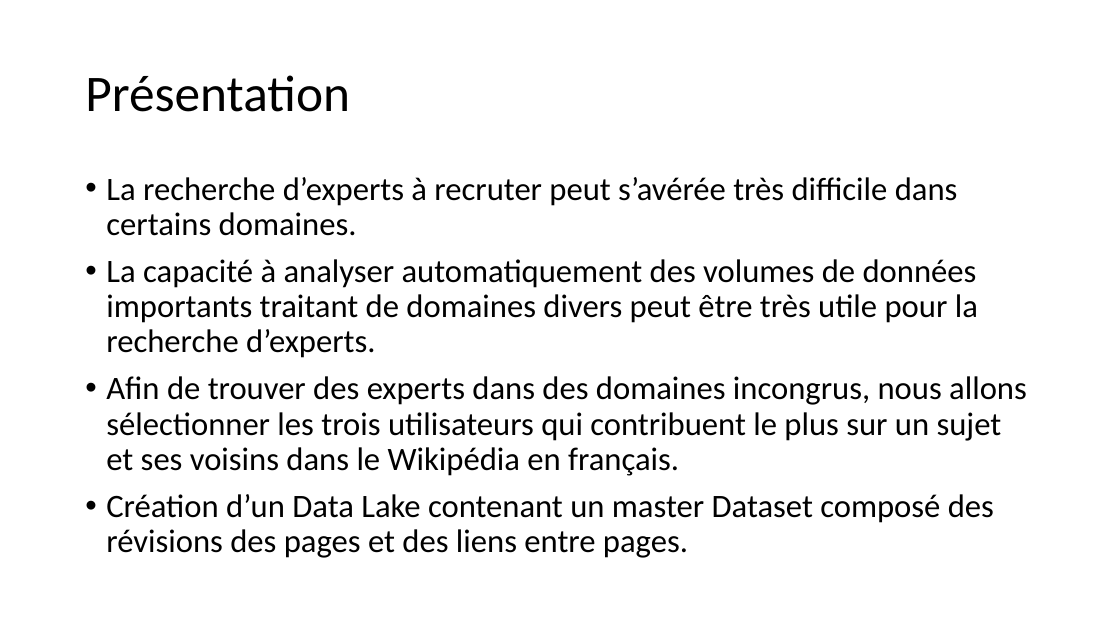
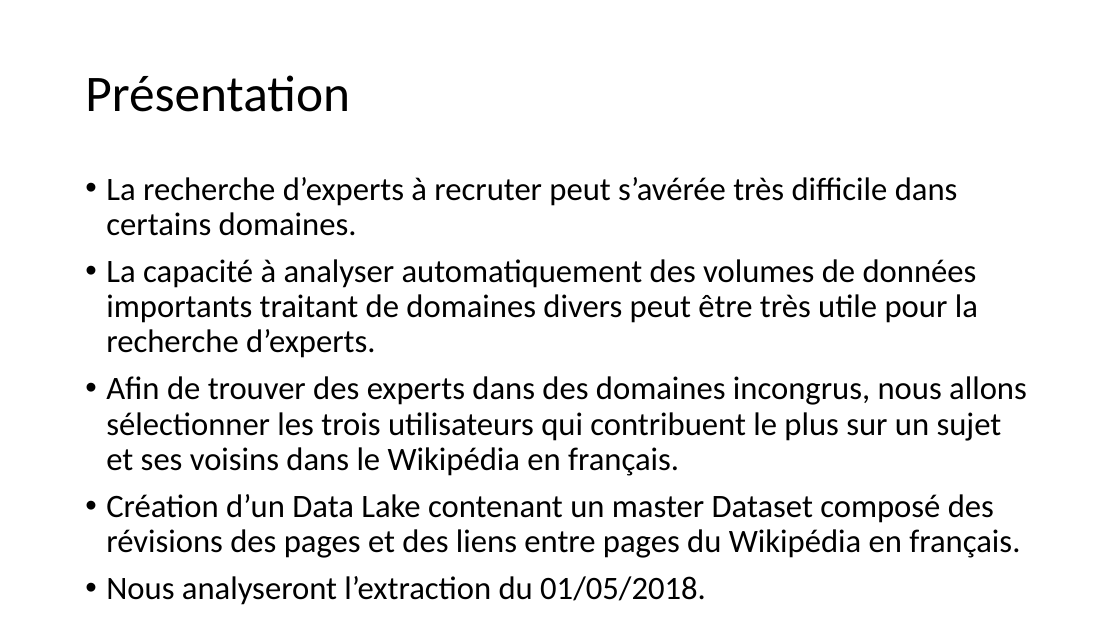
Before and after one commit to plawson/oc-project4, a slide deck: slide 2 of documents/Présentation_Analyse_Batch.pptx. Drawn at 1120x630 pixels with LibreOffice and Linux fonts; fonts in the diff are those of the drawing. Boxes give left, top, right and bottom in pixels: in the first picture for what was removed or moved away, otherwise in the second. Text is boxed around its words. In the diff, an @@ line names an element or a change of style, - is before the commit and + after.

```diff
--- a/documents/Présentation_Analyse_Batch.pptx
+++ b/documents/Présentation_Analyse_Batch.pptx
@@ text at box(106, 494, 1020, 605): text changed @@
-• Création d’un Data Lake contenant un master Dataset composé des révisions des pages et des liens entre pages.
+• Création d’un Data Lake contenant un master Dataset composé des révisions des pages et des liens entre pages du Wikipédia en français.
+• Nous analyseront l’extraction du 01/05/2018.
```
Also in this commit, not shown: 2 other slides changed, 4 slides added, 1 slide removed, 1 other file.
